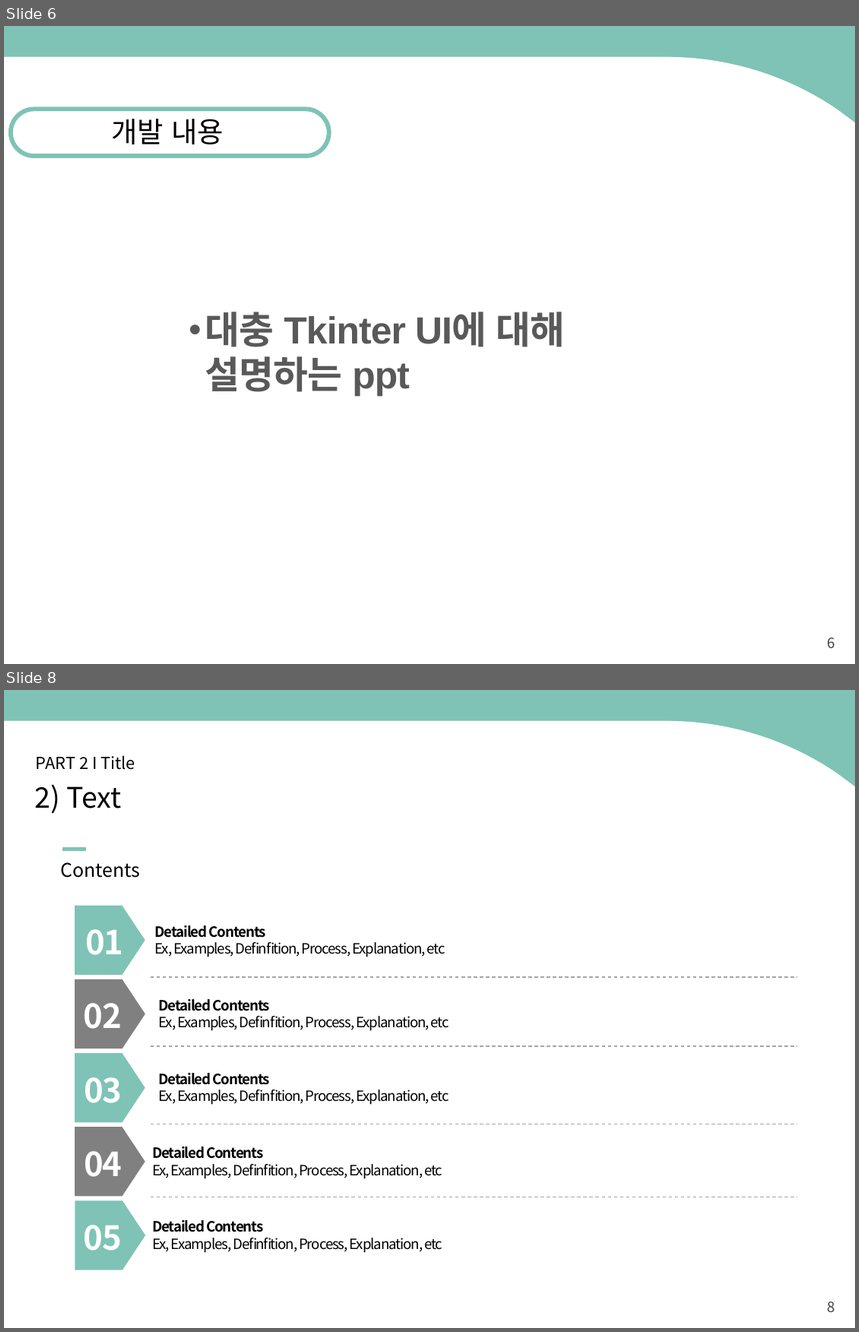
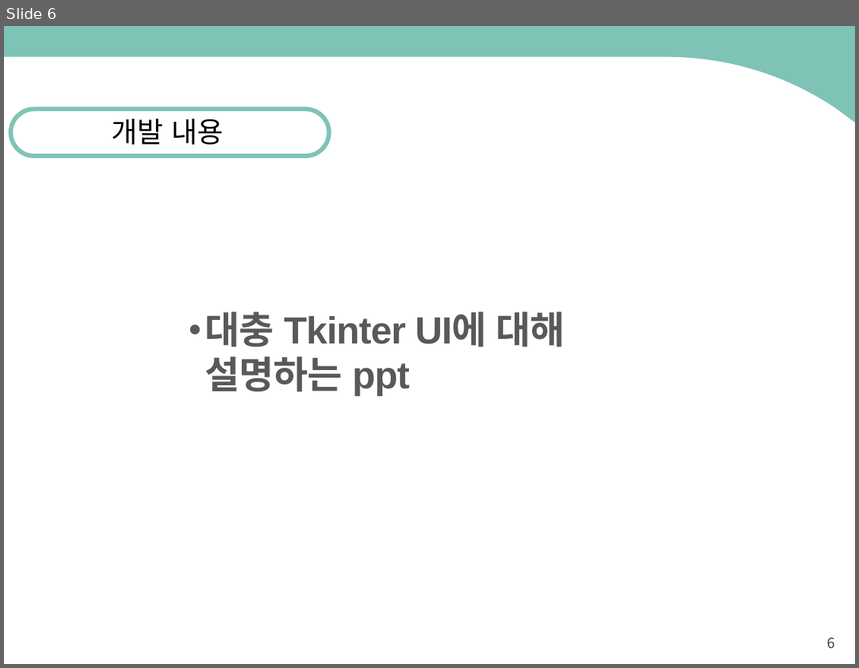
Before and after one commit to kpu2015180/scrtiptP, a slide deck: 기획발표.pptx. Shown one above the other, each under a label of ours: slides 6 and 8 before the commit, slide 6 after it; the slides between them are not shown. The pictures are 859x1332 and 859x668 pixels, drawn with LibreOffice and Linux fonts; fonts in the diff are those of the drawing. Boxes give left, top, right and bottom in pixels: in the first picture for what was removed or moved away, otherwise in the second. Text is boxed around its words. In the diff, an @@ line names an element or a change of style, - is before the commit and + after.

```diff
--- a/기획발표.pptx
+++ b/기획발표.pptx
@@ slide 8 removed at bbox=[4, 690, 855, 1328], background #7FC3B6; not listed: 1 template element that a slide beside it also shows @@
@@ text removed at bbox=[36, 755, 135, 770] @@
-PART 2 I Title
@@ text removed at bbox=[35, 784, 121, 813] @@
-2) Text
@@ line removed from (63, 849) to (86, 849) @@
@@ text removed at bbox=[61, 863, 141, 878] @@
-Contents
@@ pentagon arrow removed at bbox=[75, 905, 145, 975] @@
@@ text removed at bbox=[85, 929, 123, 955] @@
-01
@@ text removed at bbox=[155, 926, 446, 958] @@
-Detailed Contents
-Ex, Examples, Definfition, Process, Explanation, etc
@@ pentagon arrow removed at bbox=[75, 980, 145, 1049] @@
@@ line removed from (151, 977) to (797, 977) @@
@@ text removed at bbox=[84, 1003, 122, 1029] @@
-02
@@ text removed at bbox=[159, 999, 449, 1031] @@
-Detailed Contents
-Ex, Examples, Definfition, Process, Explanation, etc
@@ pentagon arrow removed at bbox=[75, 1053, 145, 1123] @@
@@ line removed from (151, 1046) to (797, 1046) @@
@@ text removed at bbox=[159, 1073, 449, 1105] @@
-Detailed Contents
-Ex, Examples, Definfition, Process, Explanation, etc
@@ text removed at bbox=[84, 1078, 122, 1103] @@
-03
@@ pentagon arrow removed at bbox=[75, 1128, 145, 1198] @@
@@ line removed from (151, 1124) to (797, 1124) @@
@@ text removed at bbox=[84, 1151, 122, 1177] @@
-04
@@ text removed at bbox=[152, 1147, 443, 1179] @@
-Detailed Contents
-Ex, Examples, Definfition, Process, Explanation, etc
@@ pentagon arrow removed at bbox=[75, 1201, 146, 1271] @@
@@ line removed from (151, 1198) to (797, 1198) @@
@@ text removed at bbox=[84, 1225, 122, 1251] @@
-05
@@ text removed at bbox=[152, 1220, 443, 1253] @@
-Detailed Contents
-Ex, Examples, Definfition, Process, Explanation, etc
@@ page number removed at bbox=[827, 1302, 835, 1312] @@
-8
```
Also in this commit, not shown: 1 slide added, 1 other slide removed.
